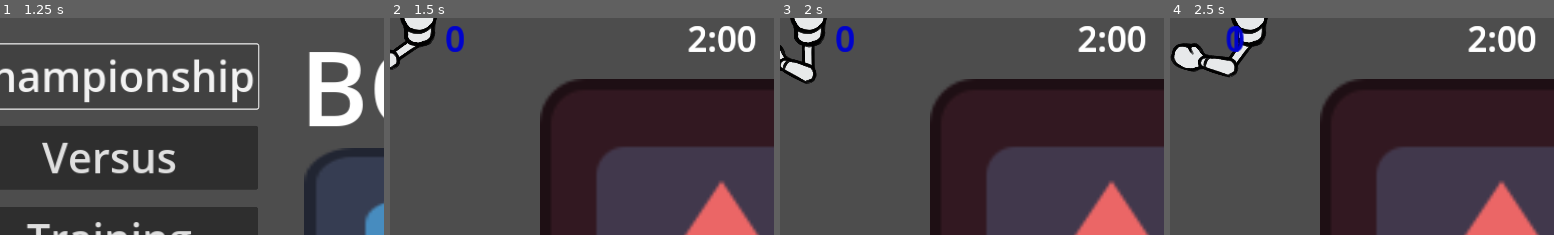
Above: before the commit, frames 1-4 (left to right).
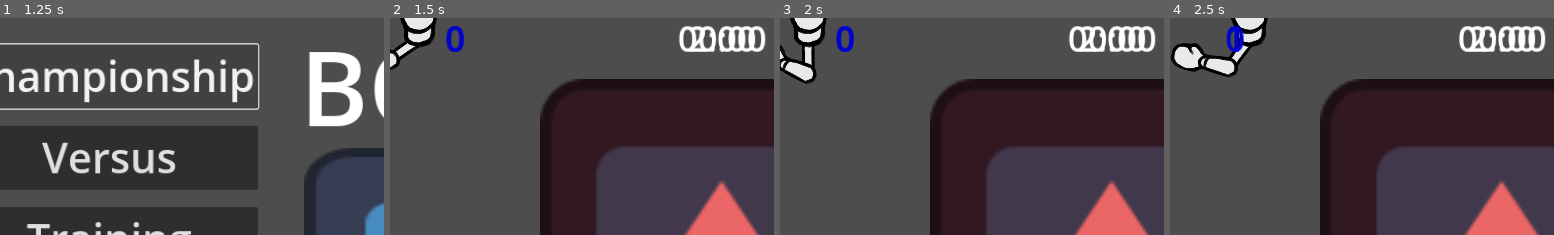
Above: after the commit, the same moments.

Repository: Eefschmeef2310/GDS1-Lab4
Game: Godot game, scene res://scenes/menus/main_menu.tscn
Same seed, same stepped clock (60 frames per second), same inputs: the game is played once before the commit and once after it. The engine's default icon, where the game draws it, is replaced by a stand-in: a white triangle on a blue panel in a dark square.
Inputs:
- Up to frame 1 (1.25 s): click "Championship" at 0.5 s
- Up to frame 2 (1.5 s): click "Versus" at 1.25 s
- Up to frame 3 (2 s): no input
- Up to frame 4 (2.5 s): tap Enter at 2 s; tap Down (p2_down) at 2.1 s
The pictures show only the part of the screen within x 8-58%, y 1-51%; the shares and areas given below are measured in that part.

Frame 1 is identical in both runs. In frame 2, 1.2% of the frame differs, in the area x 75-98%, y 3-16%; in frame 3, 1.2%; in frame 4, 1.2%.
Error after the commit: Invalid access to property or key 'time_left' on a base object of type 'null instance'. (res://scenes/ui/ui.gd:30)

Commit message:
I had a bug dw

Diff:
--- a/scenes/ui/ui.gd
+++ b/scenes/ui/ui.gd
@@ -26,9 +26,9 @@
 	pass
 
 #func _process(delta):
-	## Update timer
-	#$MarginContainer/HBoxContainer/Timer.text = get_timer_string_from_seconds(match_timer.time_left)
-	#
+	# Update timer
+	$MarginContainer/HBoxContainer/Timer.text = get_timer_string_from_seconds(match_timer.time_left)
+
 #endregion
 
 #region Signal methods
